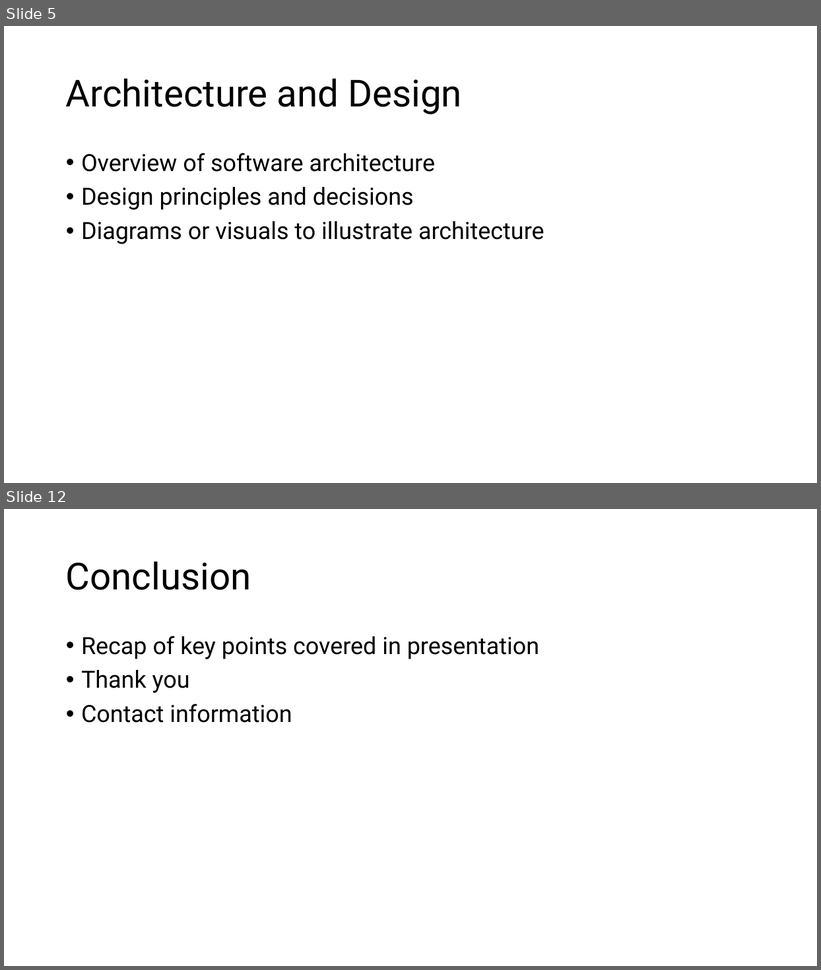
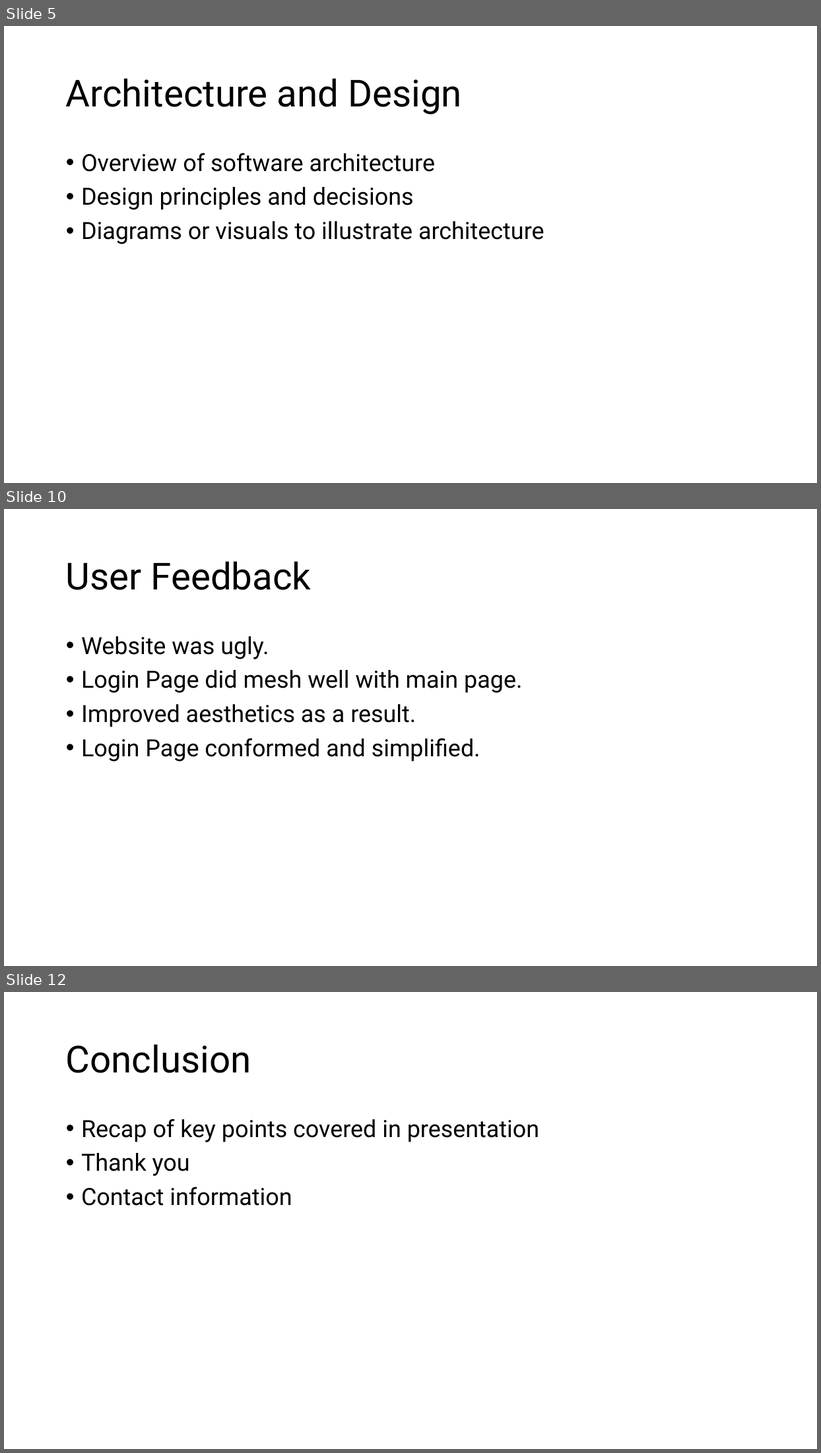
Before and after one commit to WakeTechBrandon/Bombastic-Bookstore, a slide deck: ProjectPresentation.pptx. Shown one above the other, each under a label of ours: slides 5 and 12 before the commit, slides 5, 10 and 12 after it; the slides between them are not shown. The pictures are 821x970 and 821x1453 pixels, drawn with LibreOffice and Linux fonts; fonts in the diff are those of the drawing. Boxes give left, top, right and bottom in pixels: in the first picture for what was removed or moved away, otherwise in the second. Text is boxed around its words. In the diff, an @@ line names an element or a change of style, - is before the commit and + after.

```diff
--- a/ProjectPresentation.pptx
+++ b/ProjectPresentation.pptx
@@ slide 10 added at (x1=4, y1=509, x2=817, y2=966), background #FFFFFF @@
@@ title added at (x1=66, y1=561, x2=312, y2=590), 44 pt, text #000000 @@
+User Feedback
@@ text added at (x1=81, y1=636, x2=522, y2=762), 28 pt, text #000000 @@
+• Website was ugly.
+• Login Page did mesh well with main page.
+• Improved aesthetics as a result.
+• Login Page conformed and simplified.
```
Also in this commit, not shown: 4 slides changed, 2 other slides added, 3 slides removed, 1 other file.
